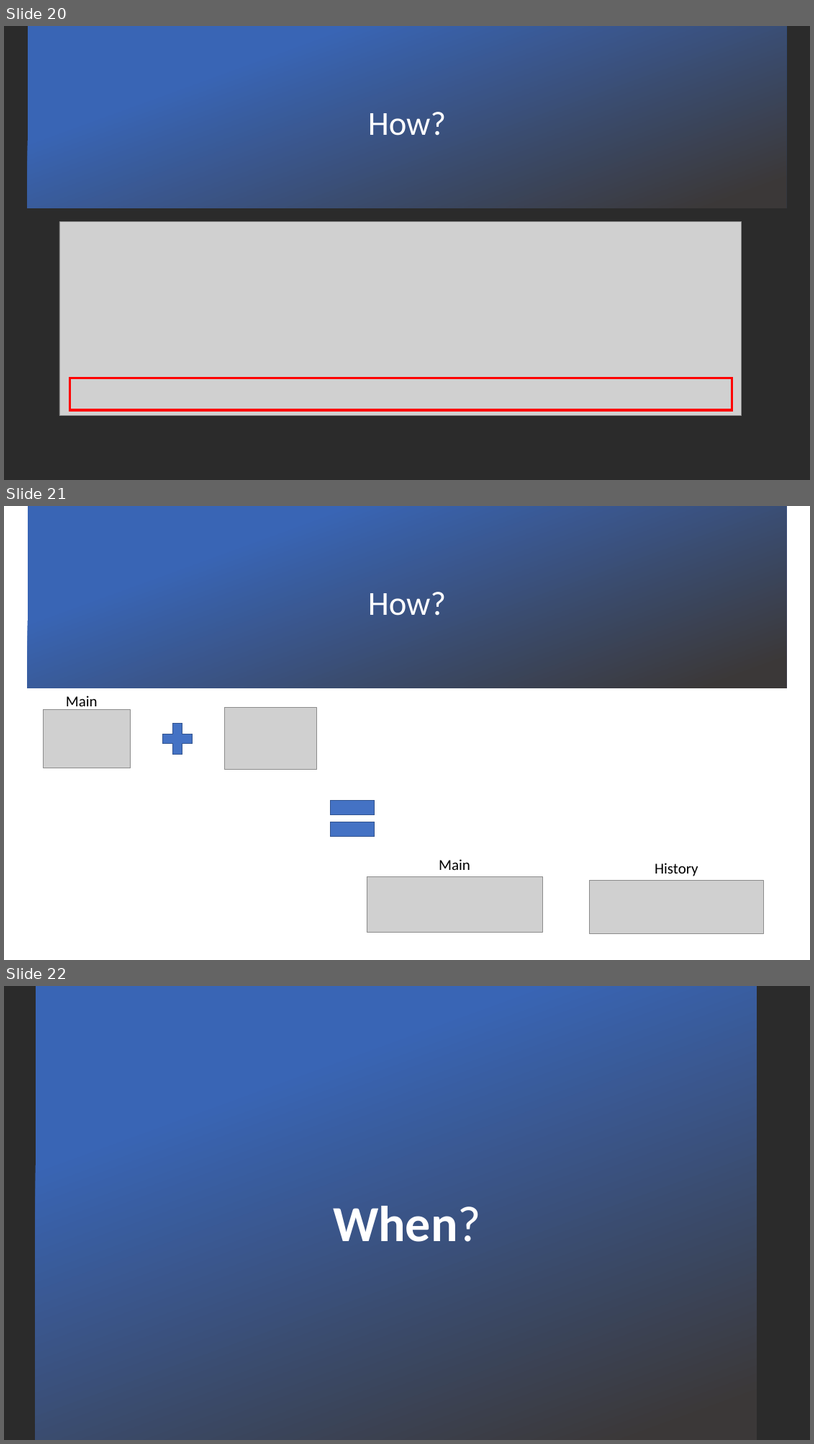
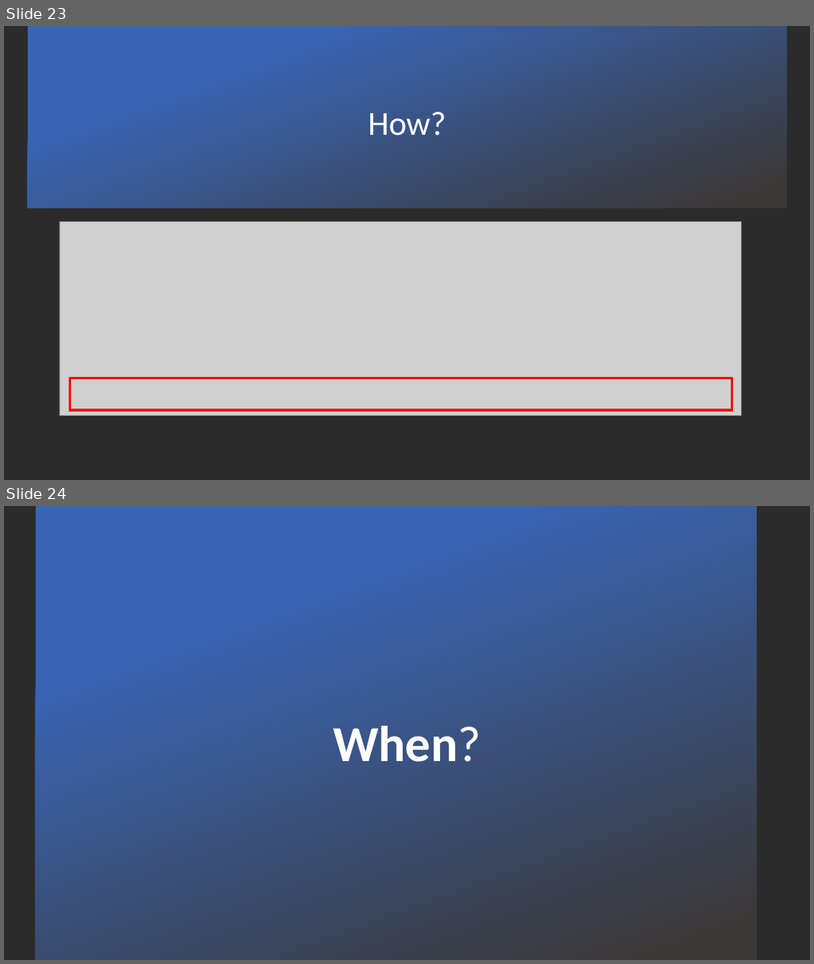
Before and after one commit to JoelGallagher/TimeTravelWithSqlServer, a slide deck: TimeTravelWithSQLServer.pptx. Shown one above the other, each under a label of ours: slides 20, 21 and 22 before the commit, slides 23 and 24 after it. The pictures are 814x1444 and 814x964 pixels, drawn with LibreOffice and Linux fonts; fonts in the diff are those of the drawing; grey boxes stand for pictures; background and template pictures are left out; a plain dark background stands for a picture behind light text. Boxes give left, top, right and bottom in pixels: in the first picture for what was removed or moved away, otherwise in the second. Text is boxed around its words. In the diff, an @@ line names an element or a change of style, - is before the commit and + after.

```diff
--- a/TimeTravelWithSQLServer.pptx
+++ b/TimeTravelWithSQLServer.pptx
@@ slide 21 removed at <box>4,506,810,960</box>, background picture (left out) @@
@@ rectangle removed at <box>28,506,787,688</box> @@
@@ title removed at <box>368,592,446,615</box> @@
-How?
@@ text removed at <box>66,695,98,710</box> @@
-Main
@@ picture removed at <box>44,709,131,767</box> @@
@@ plus sign removed at <box>157,718,198,759</box> @@
@@ picture removed at <box>225,708,316,769</box> @@
@@ math equal removed at <box>322,788,383,849</box> @@
@@ text removed at <box>439,859,471,870</box> @@
-Main
@@ text removed at <box>655,862,699,876</box> @@
-History
@@ picture removed at <box>367,876,543,932</box> @@
@@ picture removed at <box>590,880,764,934</box> @@
@@ what was slide 20 is now slide 23 @@
@@ what was slide 22 is now slide 24 @@
```
Also in this commit, not shown: 16 slides changed, 4 slides added, 1 other slide removed.
